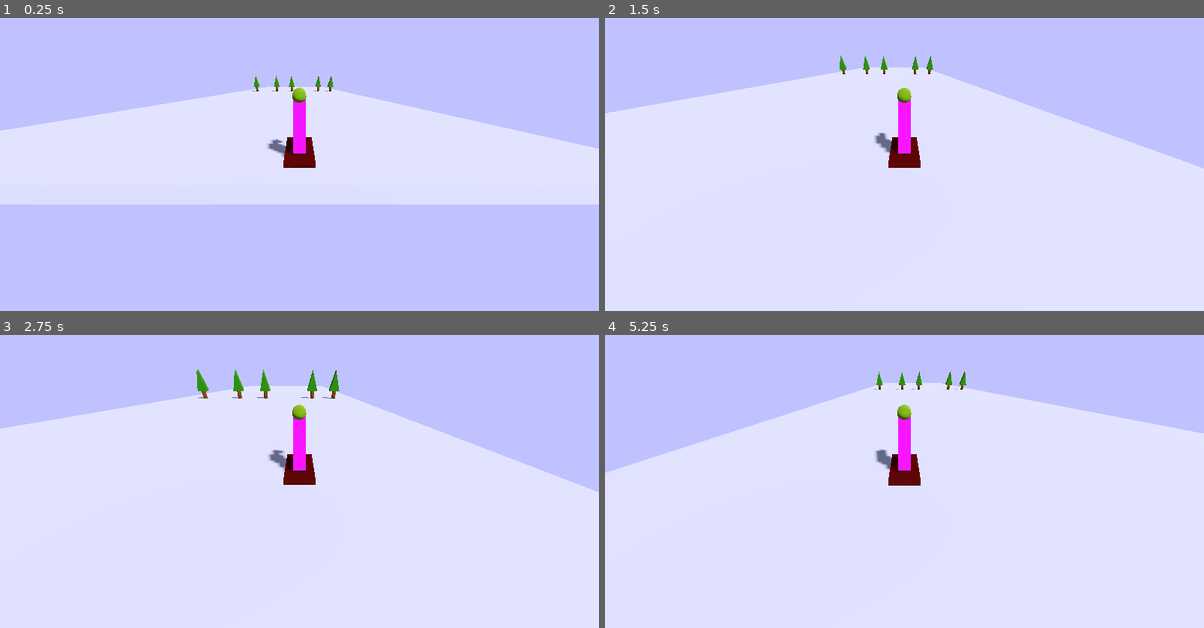
Above: before the commit, frames 1-4 (two rows, left to right).
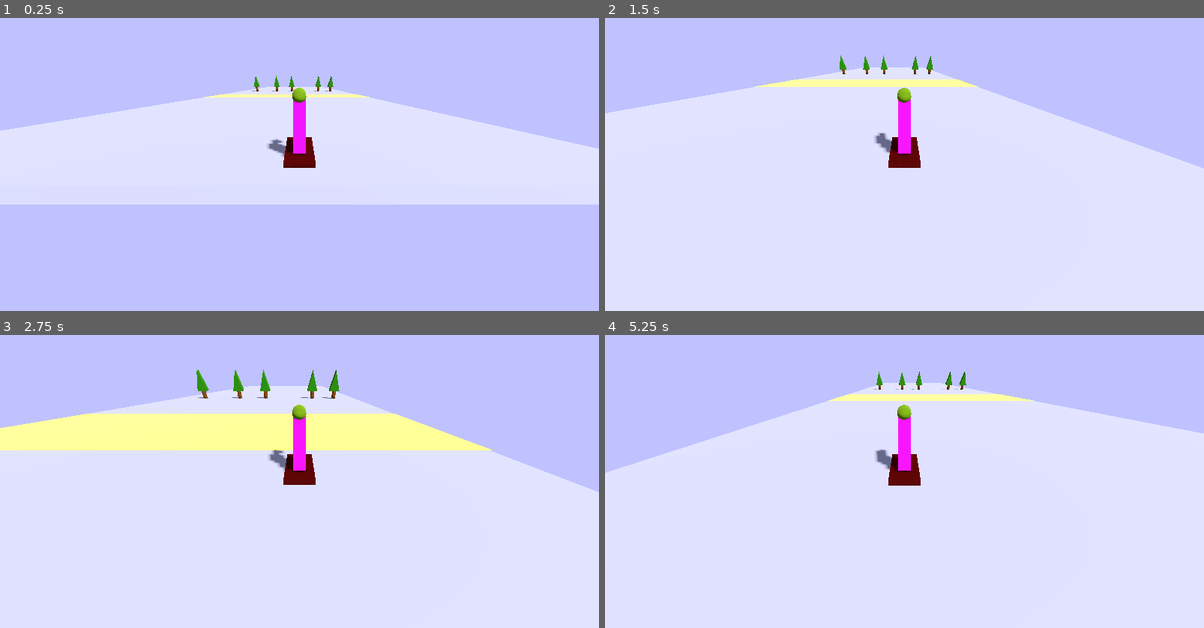
Above: after the commit, the same moments.

Repository: cyrusolinger/balloon_popper
Game: Godot game, scene res://Collision/Collision.tscn
The game is run twice, just before and just after one commit, with the same random seed, the same clock (stepped at 60 frames per second) and the same inputs. This scene is started directly instead of the project's main scene.
Inputs (mouse positions are in pixels of both pictures, inside the frame that each line leads up to):
- Up to frame 1 (0.25 s): no input
- Up to frame 2 (1.5 s): move the mouse to (1036, 126) at 0.52 s; hold Right 0.53-1.28 s; click (1036, 126) at 0.67 s; move the mouse to (784, 158) at 1.27 s; hold Left from 1.28 s (still down)
- Up to frame 3 (2.75 s): move the mouse to (359, 384) at 2.02 s; release Left at 2.03 s; hold Right from 2.03 s (still down)
- Up to frame 4 (5.25 s): move the mouse to (874, 528) at 2.77 s; click (874, 528) at 2.92 s; move the mouse to (1084, 510) at 3.52 s; release Right at 3.53 s; hold Left from 3.53 s (still down); move the mouse to (724, 408) at 4.27 s; move the mouse to (934, 460) at 5.02 s; click (934, 460) at 5.17 s

The runs differ from the first frame. In frame 1, 0.2% of the frame differs, in the area x 34-62%, y 26-28%; in frame 2, 0.8%; in frame 3, 8.7%, in the area x 0-83%, y 26-40%; in frame 4, 0.7%.

Commit message:
added win zone

Diff:
--- a/Collision/Collision.tscn
+++ b/Collision/Collision.tscn
@@ -1,7 +1,8 @@
-[gd_scene load_steps=14 format=3 uid="uid://128f81eg6qgw"]
+[gd_scene load_steps=18 format=3 uid="uid://128f81eg6qgw"]
 
 [ext_resource type="Script" path="res://Collision/PlayerMovement.gd" id="1_a8td8"]
 [ext_resource type="PackedScene" uid="uid://clgeauv44vdyy" path="res://Collision/Tree.tscn" id="2_7tyqy"]
+[ext_resource type="Script" path="res://Collision/WinZone.gd" id="3_cadb3"]
 
 [sub_resource type="BoxMesh" id="BoxMesh_wekpm"]
 
@@ -32,6 +33,13 @@
 [sub_resource type="Environment" id="Environment_p50b7"]
 background_mode = 1
 background_color = Color(0.74902, 0.760784, 1, 1)
+
+[sub_resource type="PlaneMesh" id="PlaneMesh_gxln3"]
+
+[sub_resource type="StandardMaterial3D" id="StandardMaterial3D_3dqjw"]
+albedo_color = Color(0.929412, 1, 0.290196, 1)
+
+[sub_resource type="BoxShape3D" id="BoxShape3D_cs002"]
 
 [node name="Main" type="Node3D"]
 
@@ -95,4 +103,18 @@
 [node name="Tree5" parent="." instance=ExtResource("2_7tyqy")]
 transform = Transform3D(1, 0, 0, 0, 1, 0, 0, 0, 1, -4.16037, 0.0346885, -0.0375857)
 
+[node name="WinZone" type="StaticBody3D" parent="." groups=["Win"]]
+transform = Transform3D(12, 0, 0, 0, 0.234923, 17.101, 0, -0.085505, 46.9846, 0, 0, -7.69289)
+collision_layer = 0
+script = ExtResource("3_cadb3")
+
+[node name="MeshInstance3D" type="MeshInstance3D" parent="WinZone"]
+transform = Transform3D(0.5, 0, 0, 0, 0.939693, 0.0171003, 0, -0.34202, 0.0469846, 0.001317, -9.95742, 0.329943)
+mesh = SubResource("PlaneMesh_gxln3")
+surface_material_override/0 = SubResource("StandardMaterial3D_3dqjw")
+
+[node name="CollisionShape3D" type="CollisionShape3D" parent="WinZone"]
+transform = Transform3D(1.03006, 0, 0, 0, 0.0333416, -4.76837e-06, 0, 9.38599e-10, 0.0737663, -0.00192587, -9.85385, 0.340313)
+shape = SubResource("BoxShape3D_cs002")
+
 [connection signal="body_entered" from="Player" to="Player" method="_on_body_entered"]
--- a/Collision/PlayerMovement.gd
+++ b/Collision/PlayerMovement.gd
@@ -15,3 +15,6 @@
 func _on_body_entered(body):
 	if body.is_in_group("Tree"):
 		get_tree().reload_current_scene()
+
+	if body.is_in_group("Win"):
+		print("You Win!")
--- /dev/null
+++ b/Collision/WinZone.gd
@@ -0,0 +1,11 @@
+extends StaticBody3D
+
+
+# Called when the node enters the scene tree for the first time.
+func _ready():
+	pass # Replace with function body.
+
+
+# Called every frame. 'delta' is the elapsed time since the previous frame.
+func _process(delta):
+	pass
